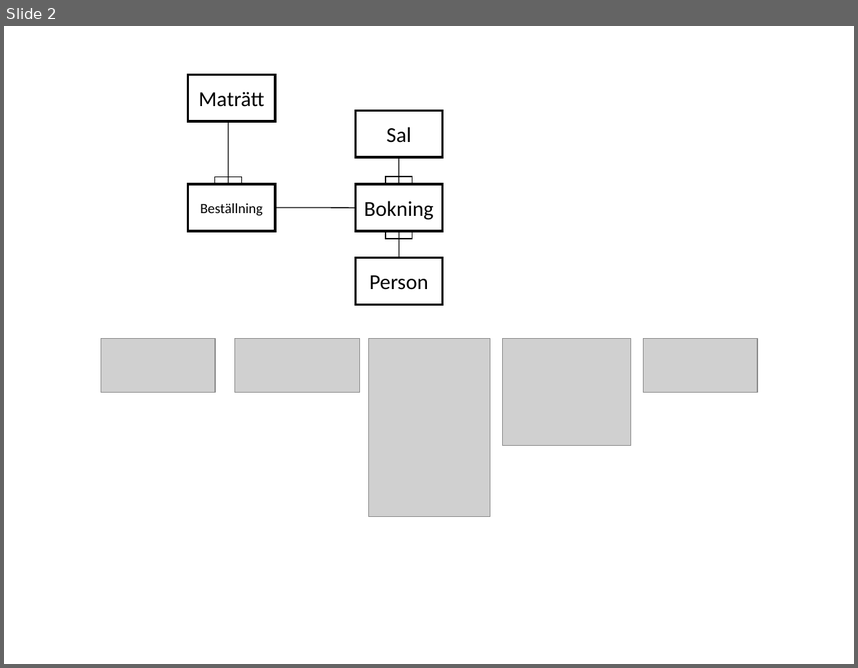
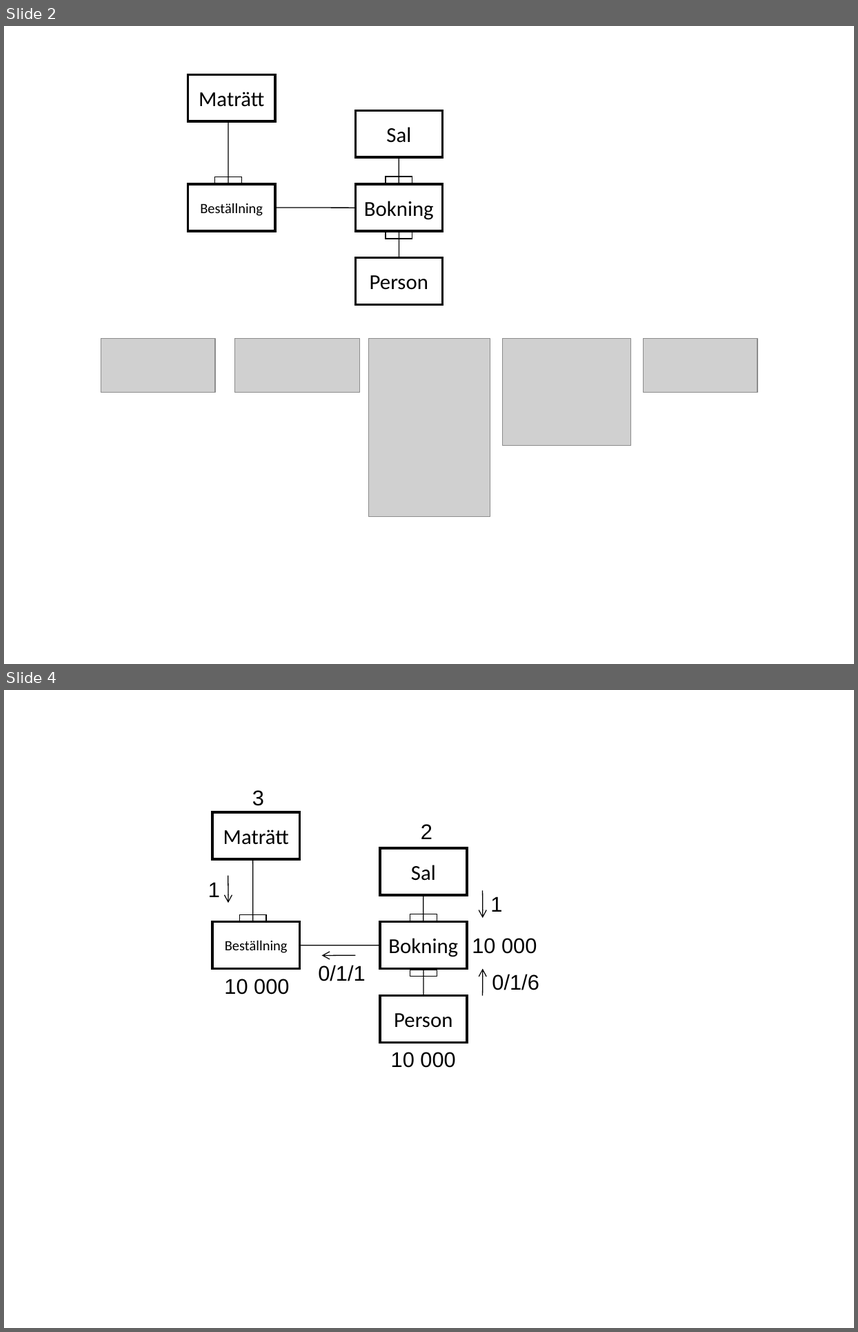
Before and after one commit to fg222cj/Databasteknik, a slide deck: AKS_Slutlig.ppt. Shown one above the other, each under a label of ours: slide 2 before the commit, slides 2 and 4 after it; the slides between them are not shown. The pictures are 858x668 and 858x1332 pixels, drawn with LibreOffice and Linux fonts; fonts in the diff are those of the drawing; grey boxes stand for pictures. Boxes give left, top, right and bottom in pixels: in the first picture for what was removed or moved away, otherwise in the second. Text is boxed around its words. In the diff, an @@ line names an element or a change of style, - is before the commit and + after.

```diff
--- a/AKS_Slutlig.ppt
+++ b/AKS_Slutlig.ppt
@@ slide 4 added at box(4, 690, 854, 1328), background #FFFFFF @@
@@ text added at box(252, 790, 264, 806), 18 pt, text #000000 @@
+3
@@ rectangle added at box(212, 812, 299, 859), outline #000000 2.01 pt, 18 pt, text #000000 @@
+Maträtt
@@ text added at box(421, 824, 432, 839), 18 pt, text #000000 @@
+2
@@ rectangle added at box(380, 848, 466, 895), outline #000000 2.01 pt, 18 pt, text #000000 @@
+Sal
@@ arrow added from (228, 876) to (228, 903), #000000 0.74 pt @@
@@ line added from (253, 859) to (253, 922), #000000 0.74 pt @@
@@ text added at box(208, 882, 220, 897), 18 pt, text #000000 @@
+1
@@ line added from (423, 895) to (423, 922), #000000 0.74 pt @@
@@ arrow added from (483, 891) to (483, 918), #000000 0.74 pt @@
@@ text added at box(490, 896, 502, 911), 18 pt, text #000000 @@
+1
@@ rectangle added at box(239, 914, 267, 921), outline #000000 0.74 pt @@
@@ rectangle added at box(410, 914, 437, 921), outline #000000 0.74 pt @@
@@ rectangle added at box(212, 922, 299, 969), outline #000000 2.01 pt, 12 pt, text #000000 @@
+Beställning
@@ rectangle added at box(380, 922, 466, 969), outline #000000 2.01 pt, 18 pt, text #000000 @@
+Bokning
@@ text added at box(472, 938, 537, 954), 18 pt, text #000000 @@
+10 000
@@ line added from (301, 945) to (380, 945), #000000 0.74 pt @@
@@ arrow added from (355, 955) to (322, 955), #000000 0.74 pt @@
@@ text added at box(224, 978, 289, 994), 18 pt, text #000000 @@
+10 000
@@ text added at box(318, 965, 365, 981), 18 pt, text #000000 @@
+0/1/1
@@ rectangle added at box(410, 969, 437, 976), outline #000000 0.74 pt @@
@@ line added from (423, 995) to (423, 969), #000000 0.74 pt @@
@@ arrow added from (483, 995) to (483, 969), #000000 0.74 pt @@
@@ text added at box(492, 974, 539, 990), 18 pt, text #000000 @@
+0/1/6
@@ rectangle added at box(380, 995, 466, 1042), outline #000000 2.01 pt, 18 pt, text #000000 @@
+Person
@@ text added at box(391, 1052, 455, 1067), 18 pt, text #000000 @@
+10 000
```
Also in this commit, not shown: 1 other slide added, 9 other files.
